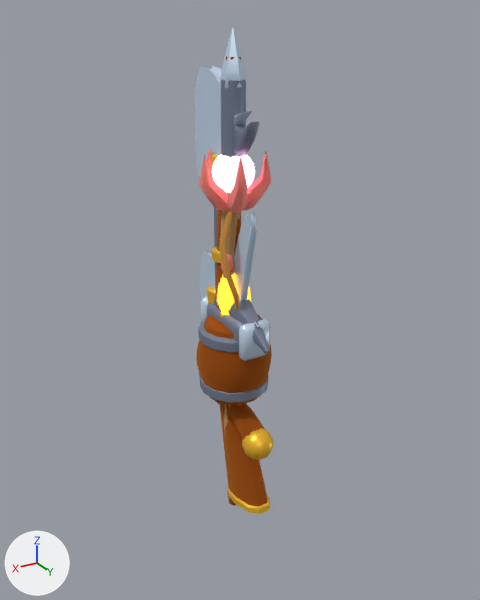
Before and after pictures for a commit that changed the glTF model art/ink/chars/weapons.glb.
Both versions are drawn from a 50 mm camera at (1.31, 2.22, 1.54) aimed at (0.0, 0.05, 0.46). Every picture has the same lights, and +X, +Y and +Z are marked at lower left. The older version comes first. Where no turn or scale is listed for an object, it has been applied to the vertices.

In view in the first picture: 'Flintlock', 'Halberd', 'Hammer', 'Harpoon', 'Musket', 'Pickaxe', 'PowderKeg', 'Sabre', 'TideStaff' and 3 more.
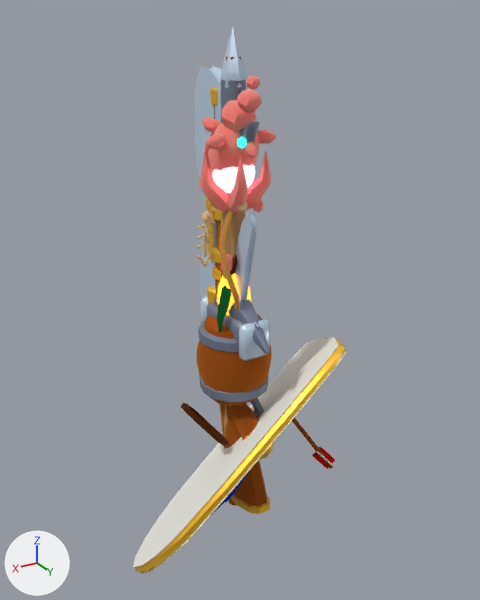
Where the change shows, as pixel boxes [x1, y1, x2, y2] in the pictures (480 x 600 px):
'TowerShield', added: after [133, 337, 347, 574]
    faces in mat_white (white #fffffa): [133, 337, 347, 574]
    faces in mat_brass (yellow #ffc733): [135, 339, 345, 572]
    faces in mat_leather (brown #703d1f): [181, 403, 228, 446]
    faces in mat_wood (orange #c2752e): [292, 417, 333, 469]
    faces in mat_red (red #e52421): [312, 446, 335, 469]
'ConchStaff', added: after [197, 76, 276, 404]
    faces in mat_shell (pink #ffb8ad): [201, 76, 276, 212]
    faces in mat_bone (beige #f7e8c2): [197, 202, 247, 267]
    faces in mat_driftwood (beige #dbbd8a): [225, 211, 247, 404]
    faces in mat_kelp (green #298547): [217, 285, 232, 332]
'LongRifle', added: after [206, 87, 223, 286]
    faces in mat_brass (yellow #ffc733): [206, 87, 222, 280]
    faces in mat_ochrewood (orange #db8f1f): [217, 220, 223, 286]

What changed in the scene script:
```text
Add ob_towershield:
    ob_towershield = bpy.data.objects.new('TowerShield', me_towershield)  # 780 vertices, 1487 faces; spans x -0.565..0.565, y -0.311..0.311, z -0.511..0.511; in mat_ink (black #0e0a12), mat_white (white #fffffa), mat_brass (yellow #ffc733), mat_blue (blue #1240d1), mat_iron (greyish blue #7f8a9e), mat_wood (orange #c2752e), mat_red (red #e52421), mat_leather (brown #703d1f), mat_rope (orange #e5bd6b)
    ob_towershield.location = (0.02, 0.105, -0.203)
Add ob_longrifle:
    ob_longrifle = bpy.data.objects.new('LongRifle', me_longrifle)  # 714 vertices, 1347 faces; spans x -0.07..0.07, y -0.23..0.23, z -0.92..0.92; in mat_ink (black #0e0a12), mat_iron (greyish blue #7f8a9e), mat_brass (yellow #ffc733), mat_ochrewood (orange #db8f1f), mat_lens (cyan #9ee5f2)
    ob_longrifle.location = (0.002, 0.026, 0.367)
Add ob_conchstaff:
    ob_conchstaff = bpy.data.objects.new('ConchStaff', me_conchstaff)  # 695 vertices, 1273 faces; spans x -0.15..0.15, y -0.15..0.15, z -0.95..0.95; in mat_ink (black #0e0a12), mat_driftwood (beige #dbbd8a), mat_wooddark (brown #7f4721), mat_rope (orange #e5bd6b), mat_shell (pink #ffb8ad), mat_glow (cyan #33f2d9, glowing cyan #36ffe4), mat_bone (beige #f7e8c2), mat_kelp (green #298547)
    ob_conchstaff.location = (0.001, 0.012, 0.386)
```
